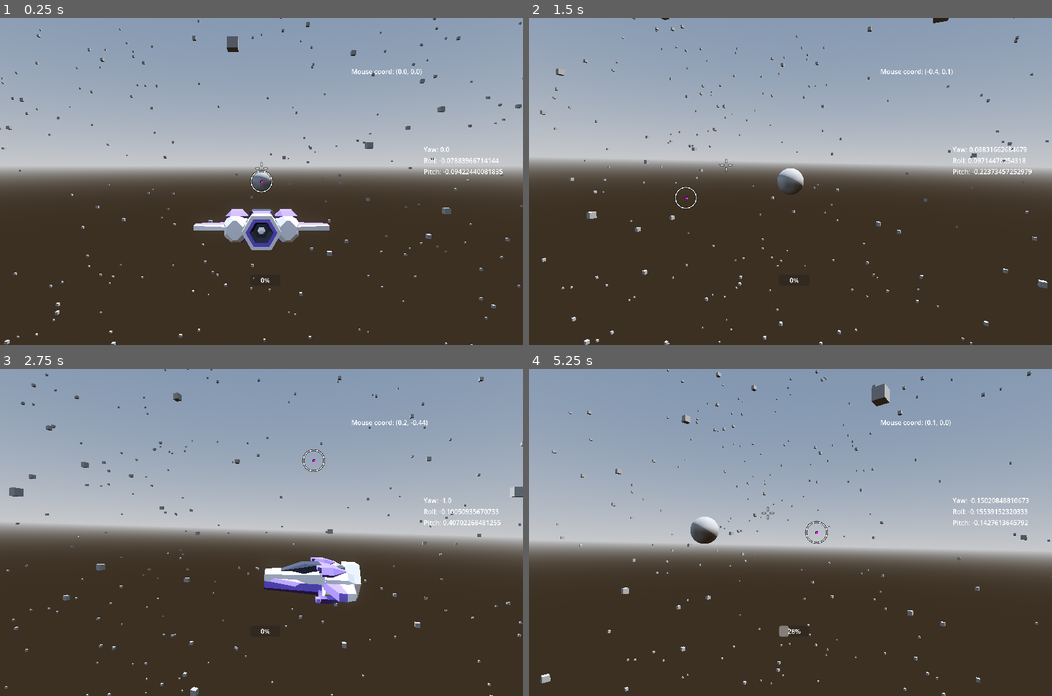
Above: before the commit, frames 1-4 (two rows, left to right).
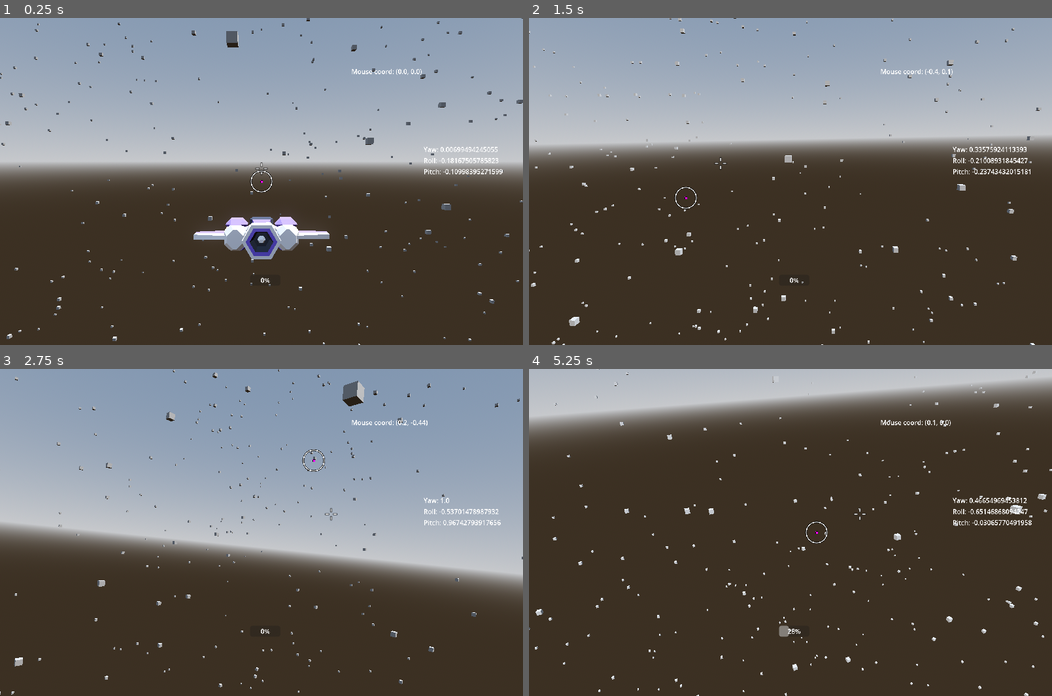
Above: after the commit, the same moments.

Repository: cgorto/space-ships
Game: Godot game, scene res://scenes/test_scene.tscn
Two runs of this game, one before a commit and one after it. Both use one fixed random seed, a clock stepped at 60 frames per second and the inputs below.
Inputs (mouse positions are in pixels of both pictures, inside the frame that each line leads up to):
- Up to frame 1 (0.25 s): no input
- Up to frame 2 (1.5 s): move the mouse to (905, 165) at 0.52 s; hold D (move_right) 0.53-1.28 s; tap Tab (ui_focus_next) at 0.6, 1.35 s; move the mouse to (685, 197) at 1.27 s; hold S (move_backward) from 1.28 s (still down)
- Up to frame 3 (2.75 s): move the mouse to (313, 460) at 2.02 s; release S (move_backward) at 2.03 s; hold D (move_right) from 2.03 s (still down); tap Tab (ui_focus_next) at 2.1 s
- Up to frame 4 (5.25 s): move the mouse to (764, 597) at 2.77 s; release D (move_right) at 2.78 s; hold W (move_forward) 2.78-3.53 s; tap Tab (ui_focus_next) every 0.75 s from 2.85 to 5.1 s; move the mouse to (947, 581) at 3.52 s; hold A (move_left) 3.53-5.03 s; move the mouse to (633, 483) at 4.27 s; move the mouse to (816, 532) at 5.02 s; hold S (move_backward) from 5.03 s (still down)

The runs differ from the first frame. In frame 1, 7.9% of the frame differs, in the area x 0-100%, y 0-100%; in frame 2, 13%; in frame 3, 13%; in frame 4, 60%.

Commit message:
needs tuning but...

Diff:
--- a/scenes/game_object/ship/ship.tscn
+++ b/scenes/game_object/ship/ship.tscn
@@ -9,19 +9,6 @@
 [sub_resource type="SphereMesh" id="SphereMesh_3sdwg"]
 radius = 5.0
 height = 10.0
-
-[sub_resource type="GDScript" id="GDScript_n80v5"]
-script/source = "extends CSGMesh3D
-
-var counter: float = 0
-
-func _physics_process(delta: float) -> void:
-	counter += delta
-
-	if counter > 1:
-		print(global_position)
-		counter = 0
-"
 
 [sub_resource type="CapsuleShape3D" id="CapsuleShape3D_1ua5q"]
 radius = 0.636094
@@ -41,19 +28,21 @@
 [node name="Visual" type="Node3D" parent="."]
 
 [node name="MeshInstance3D" type="MeshInstance3D" parent="Visual"]
-transform = Transform3D(-2.97, 0, -4.48458e-07, 0, 2.97, 0, 4.48458e-07, 0, -2.97, 0, -0.5, 0)
+transform = Transform3D(-2.97, 0, -4.48458e-07, 0, 2.97, 0, 4.48458e-07, 0, -2.97, 0, -1.445, 0)
 mesh = ExtResource("1_h3ck2")
 
 [node name="RayCast3D" type="RayCast3D" parent="Visual"]
+visible = false
 target_position = Vector3(0, 0, -100)
 
 [node name="CSGMesh3D" type="CSGMesh3D" parent="Visual"]
 transform = Transform3D(1, 0, 0, 0, 1, 0, 0, 0, 1, 0, 0, -100)
+visible = false
 mesh = SubResource("SphereMesh_3sdwg")
-script = SubResource("GDScript_n80v5")
 
 [node name="Sprite3D" type="Sprite3D" parent="Visual"]
 transform = Transform3D(0.165, 0, 0, 0, 0.165, 0, 0, 0, 0.165, 0, 0, -1000)
+sorting_offset = 1000.0
 billboard = 1
 fixed_size = true
 texture = ExtResource("3_mosj5")
--- a/scenes/game_object/ship/ship_input.gd
+++ b/scenes/game_object/ship/ship_input.gd
@@ -12,9 +12,9 @@
 @export_range(0,1) var throttle: float
 
 
-var pitch_pid: PID = PID.new(2, 0, 0)
-var yaw_pid: PID = PID.new(1.5, 0, 0)
-var roll_pid: PID = PID.new(1.5, 0, 0)
+var pitch_pid: PID = PID.new(2.5, 0, 0.5)
+var yaw_pid: PID = PID.new(2.5, 0, 0.5)
+var roll_pid: PID = PID.new(3, 0, 1)
 
 @export var throttle_speed: float = 0.5
 
@@ -26,7 +26,7 @@
 @onready var roll_lab: Label = $CanvasLayer/VBoxContainer/Roll
 @onready var pitch_lab: Label = $CanvasLayer/VBoxContainer/Pitch
 
-func _physics_process(delta: float) -> void:
+func _process(delta: float) -> void:
 	strafe = Input.get_axis("move_left","move_right")
 
 	auto_pilot(delta)
--- a/scenes/game_object/ship/ship_physics.gd
+++ b/scenes/game_object/ship/ship_physics.gd
@@ -6,7 +6,7 @@
 var angular_force: Vector3 = Vector3(deg_to_rad(100),deg_to_rad(100),deg_to_rad(100))
 
 var reverse_multiplier: float = 1
-var force_multiplier: float = 100
+var force_multiplier: float = 300
 
 var applied_linear_force: Vector3 = Vector3.ZERO
 var applied_angular_force: Vector3 = Vector3.ZERO
--- a/scenes/game_object/ship_camera/camera_rig.gd
+++ b/scenes/game_object/ship_camera/camera_rig.gd
@@ -1,13 +1,13 @@
 class_name CameraRig extends Node3D
 
 @export var ship: Node3D #Ship to follow
-@export var smooth_speed: float = 5
+@export var smooth_speed: float = 10
 @export var fancy_cam: bool
 
 @export_category("Lookahead Values")
-@export var horizontal_turn_angle: float = deg_to_rad(30)
-@export var vertical_turn_up_angle: float = deg_to_rad(10)
-@export var vertical_turn_down_angle: float = deg_to_rad(30)
+@export var horizontal_turn_angle: float = deg_to_rad(40)
+@export var vertical_turn_up_angle: float = deg_to_rad(15)
+@export var vertical_turn_down_angle: float = deg_to_rad(40)
 
 @onready var camera: Node3D = $LookAheadRig/MainCamera
 @onready var look_ahead_rig: Node3D = $LookAheadRig
@@ -16,8 +16,7 @@
 
 func _physics_process(delta: float) -> void:
 	move_camera(delta)
-	if Input.is_action_just_pressed("ui_focus_next"):
-		fancy_cam = not fancy_cam
+
 
 
 func move_camera(delta:float) -> void:
@@ -27,7 +26,8 @@
 	global_position = ship.global_position
 	var target_rig_rotation: Quaternion = Util.qt_look_at(ship.global_transform.basis.z, global_transform.basis.y)
 	#quaternion = Util.qt_damp(quaternion,target_rig_rotation, smooth_speed, delta)
-	global_transform.basis = Basis(global_transform.basis.get_rotation_quaternion().slerp(target_rig_rotation, smooth_speed * delta))
+
+	global_transform.basis = Basis(Util.qt_damp(global_transform.basis.get_rotation_quaternion(),target_rig_rotation,smooth_speed, delta))
 
 	if fancy_cam:
 		look_ahead(delta)
--- /dev/null
+++ b/scenes/game_object/trail_3d/trail_3d.gd
@@ -0,0 +1,78 @@
+class_name Trail3D extends MeshInstance3D
+
+var _points: Array[Vector3] = []
+var _widths: Array = []
+var _life_points: Array[float] = []
+
+@export var _enabled: bool = true
+
+@export var _from_width: float = 0.5
+@export var _to_width: float = 0.0
+@export_range(0.5, 1.5) var _scale_acceleration: float = 1
+
+@export var _motion_delta: float = 0.1
+@export var _life_span: float = 1.0
+
+@export var _start_color: Color = Color(1.0,1.0,1.0,1.0)
+@export var _end_color: Color = Color(1.0,1.0,1.0,1.0)
+
+var _old_pos: Vector3
+
+func _ready() -> void:
+	_old_pos = get_global_transform_interpolated().origin
+	mesh = ImmediateMesh.new()
+
+func append_point() -> void:
+	var curr_transform: Transform3D = get_global_transform_interpolated()
+	_points.append(curr_transform.origin)
+	var x_basis: Vector3 = curr_transform.basis.x
+	_widths.append([
+		x_basis * _from_width,
+		x_basis * _from_width - x_basis * _to_width
+	])
+	_life_points.append(0.0)
+
+func remove_point(i: int) -> void:
+	_points.remove_at(i)
+	_widths.remove_at(i)
+	_life_points.remove_at(i)
+
+
+func _process(delta: float) -> void:
+	if (_old_pos - get_global_transform_interpolated().origin).length() > _motion_delta and _enabled:
+		append_point()
+		_old_pos = get_global_transform_interpolated().origin
+
+	var p: int = 0
+	var max_points: int = _points.size()
+
+	while p < max_points:
+		_life_points[p] += delta
+		if _life_points[p] > _life_span:
+			remove_point(p)
+			p -= 1
+			if (p < 0): p = 0
+
+		max_points = _points.size()
+		p += 1
+	(mesh as ImmediateMesh).clear_surfaces()
+
+	if _points.size() < 2:
+		return
+
+	(mesh as ImmediateMesh).surface_begin(Mesh.PRIMITIVE_TRIANGLE_STRIP)
+	for i in range(_points.size()):
+		var t: float = float(i) / (_points.size() - 1.0)
+		var curr_color: Color = _start_color.lerp(_end_color, 1 - t)
+		(mesh as ImmediateMesh).surface_set_color(curr_color)
+
+		var curr_wdith: Vector3 = _widths[i][0] - pow(1 - t, _scale_acceleration) * _widths[i][1]
+
+		var t0: float = i / _points.size()
+		var t1: float = t
+
+		(mesh as ImmediateMesh).surface_set_uv(Vector2(t0,0))
+		(mesh as ImmediateMesh).surface_add_vertex(to_local(_points[i] + curr_wdith))
+		(mesh as ImmediateMesh).surface_set_uv(Vector2(t1,1))
+		(mesh as ImmediateMesh).surface_add_vertex(to_local(_points[i] - curr_wdith))
+	(mesh as ImmediateMesh).surface_end()
--- a/scripts/pid.gd
+++ b/scripts/pid.gd
@@ -15,6 +15,9 @@
 	d_factor = _d_factor
 
 
+#Sort of big issue with I, if you turn in one direction for a long time, your I will add up such that if you turn in a different direction, you will still be turning towards the
+#previous direction for a while. Maybe reset I if the sign of the error is different than the last error?
+
 func update(set_point: float, actual: float, delta: float) -> float:
 	var present: float = set_point - actual
 	if is_zero_approx(present):
Not shown: 1 places in scenes/game_object/ship/ship.tscn that only renumber resources
